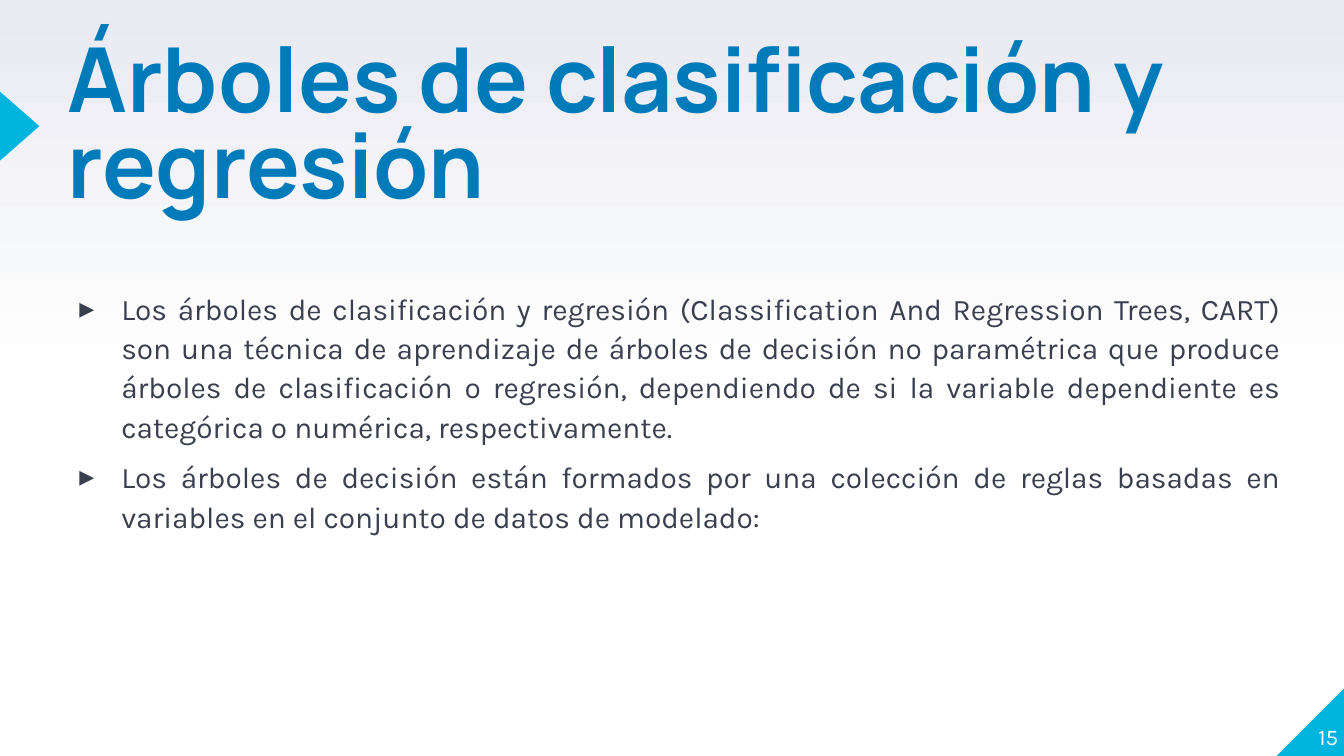
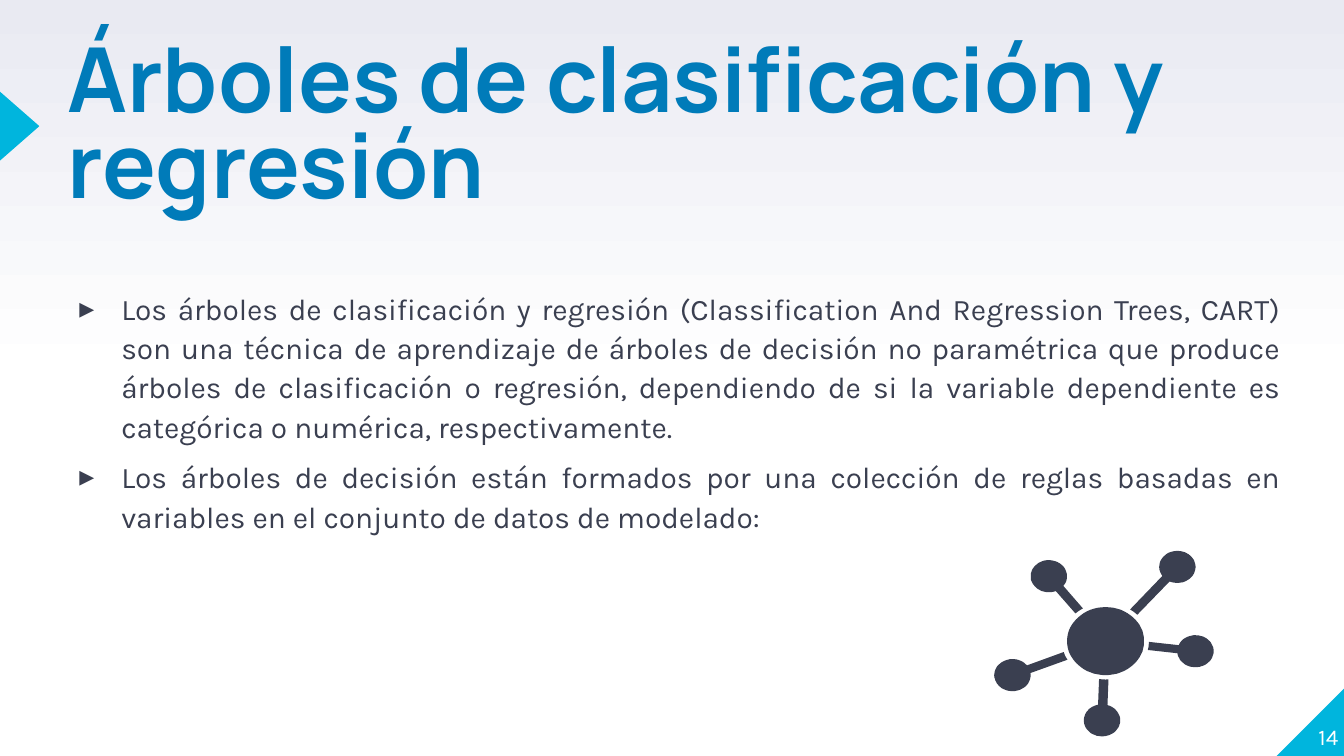
Before and after one commit to aletzLozano/MINERIA-DE-DATOS, a slide deck: slide 14 of CLASE/CLASE PREDICION.pptx (slide 15 before the commit). Drawn at 1344x756 pixels with LibreOffice and Linux fonts; fonts in the diff are those of the drawing. Boxes give left, top, right and bottom in pixels: in the first picture for what was removed or moved away, otherwise in the second. Text is boxed around its words. In the diff, an @@ line names an element or a change of style, - is before the commit and + after.

```diff
--- a/CLASE/CLASE PREDICION.pptx
+++ b/CLASE/CLASE PREDICION.pptx
@@ group added at bbox=[995, 551, 1214, 737]: 6 freeform shapes @@
@@ page number at bbox=[1318, 730, 1338, 745]: text changed @@
-15
+14
```
Also in this commit, not shown: 10 other slides changed, 3 slides added, 2 slides removed, 1 other file.
